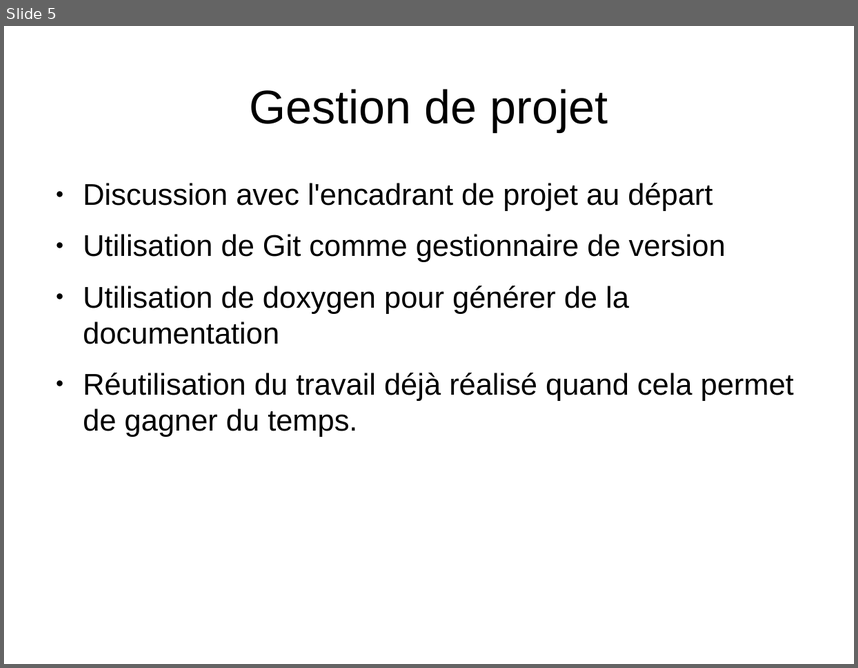
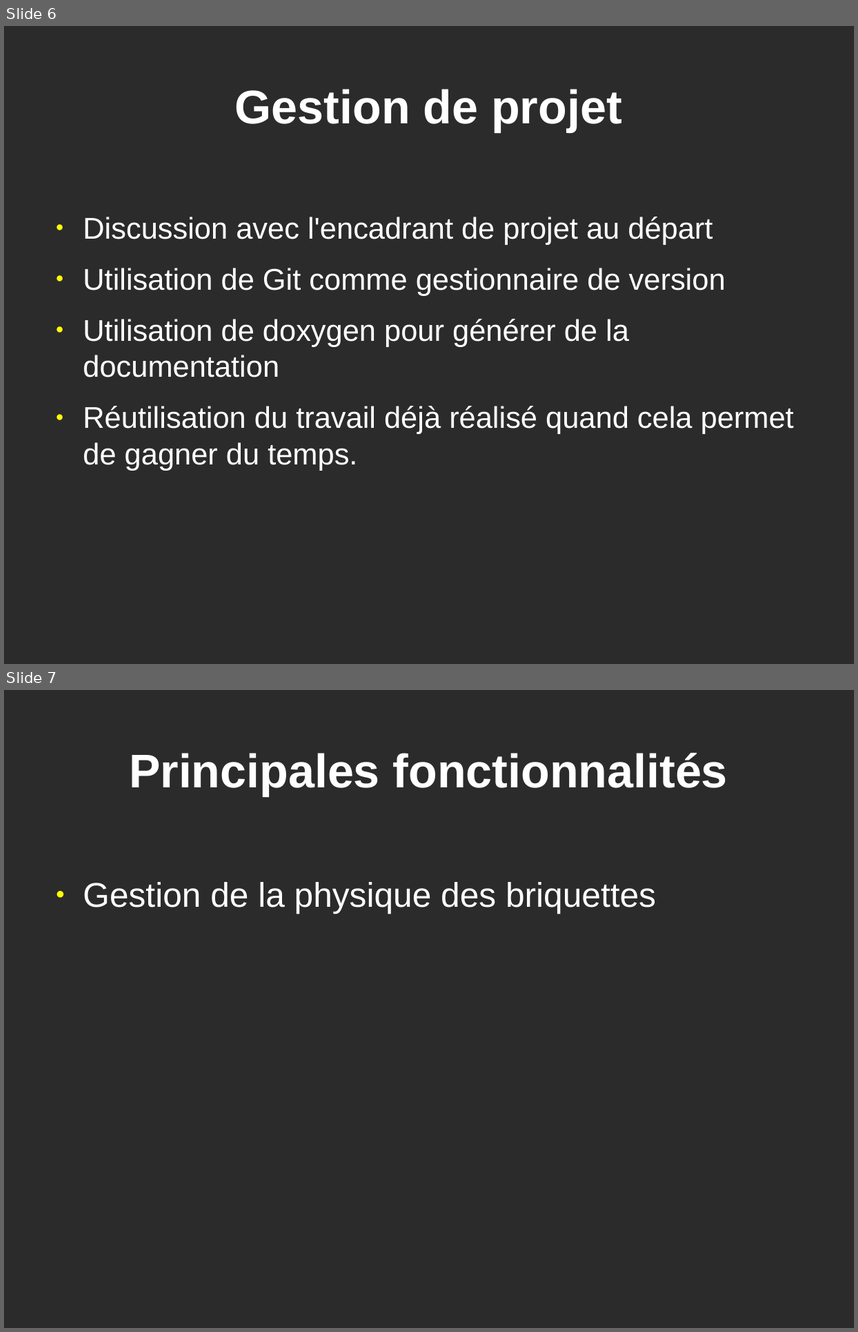
Before and after one commit to GuillaumeSmaha/BriquettePhysique, a slide deck: rapport/presentation/presentation_briquette.odp. Shown one above the other, each under a label of ours: slide 5 before the commit, slides 6 and 7 after it. The pictures are 858x668 and 858x1332 pixels, drawn with LibreOffice and Linux fonts; fonts in the diff are those of the drawing; background and template pictures are left out; a plain dark background stands for a picture behind light text. Boxes give left, top, right and bottom in pixels: in the first picture for what was removed or moved away, otherwise in the second. Text is boxed around its words. In the diff, an @@ line names an element or a change of style, - is before the commit and + after.

```diff
--- a/rapport/presentation/presentation_briquette.odp
+++ b/rapport/presentation/presentation_briquette.odp
@@ slide 7 added at [4, 690, 854, 1328], background picture (left out) @@
@@ title added at [129, 753, 728, 796], 44 pt, text #FFFFFF, bold @@
+Principales fonctionnalités
@@ text added at [83, 882, 656, 913], 32 pt, text #FFFFFF @@
+● Gestion de la physique des briquettes
@@ what was slide 5 is now slide 6 @@
@@ slide 6 changed as well @@
@@ background #FFFFFF to picture (left out) @@
@@ title "Gestion de projet" at [235, 89, 622, 132]: text colour #000000 to #FFFFFF, bold on @@
@@ text "Discussion avec l'encadrant de projet ...": place and size @@
-text "Discussion avec l'encadrant de projet ..." at [83, 183, 794, 437]
+text "Discussion avec l'encadrant de projet ..." at [83, 216, 794, 470]
@@ text "Discussion avec l'encadrant de projet ..." at [83, 216, 794, 470]: text colour #000000 to #FFFFFF; bullet colour #000000 to #FFFF00 @@
```
Also in this commit, not shown: 4 other slides changed, 4 other slides added, 2 slides removed.
